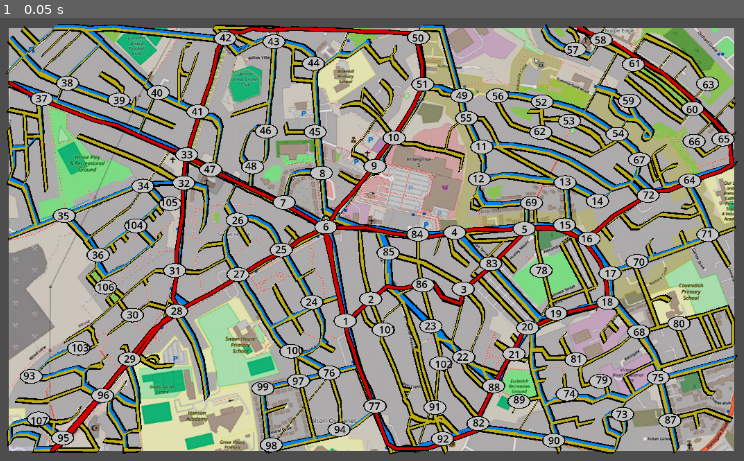
Above: before the commit, frame 1.
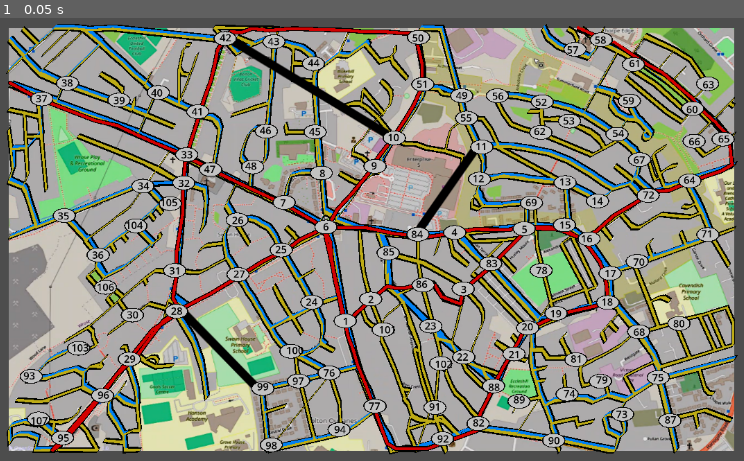
Above: after the commit, the same moment.

Repository: HafsaAli1/Team-1---Scotland-Yard-Project
Game: Godot game, scene res://map_scene.tscn
Same seed, same stepped clock (60 frames per second), same inputs: the game is played once before the commit and once after it.
Inputs:
- Up to frame 1 (0.05 s): no input

The runs differ from the first frame. In frame 1, 1.0% of the frame differs, in the area x 24-65%, y 4-84%.

Commit message:
Map changes

Diff:
--- a/final map design/2dmapfinal/2d-map/map_scene.tscn
+++ b/final map design/2dmapfinal/2d-map/map_scene.tscn
@@ -1,7 +1,8 @@
-[gd_scene load_steps=4 format=3 uid="uid://d3e0ywxu82ktc"]
+[gd_scene load_steps=5 format=3 uid="uid://d3e0ywxu82ktc"]
 
 [ext_resource type="Texture2D" uid="uid://cyypgfjvqipv" path="res://Screenshot 2026-02-08 173952.png" id="1_iuamg"]
 [ext_resource type="Script" uid="uid://csa41qrsv8k5s" path="res://station_1.gd" id="2_eobcy"]
+[ext_resource type="Texture2D" uid="uid://c3iwolog4nawj" path="res://xRoutes_00000.png" id="2_w4tea"]
 [ext_resource type="Script" uid="uid://bymxhy2k2iwfg" path="res://circle.gd" id="3_w4tea"]
 
 [node name="MapScene" type="Node2D"]
@@ -102,6 +103,11 @@
 antialiased = true
 metadata/_edit_lock_ = true
 
+[node name="XRoutes00000" type="Sprite2D" parent="Routes"]
+position = Vector2(4, -7)
+scale = Vector2(2.4, 2.4)
+texture = ExtResource("2_w4tea")
+
 [node name="station1" type="Node2D" parent="."]
 script = ExtResource("2_eobcy")
 
Binary file added: final map design/2dmapfinal/2d-map/xRoutes_00000.png
Not shown, added: final map design/2dmapfinal/2d-map/xRoutes_00000.png.import
